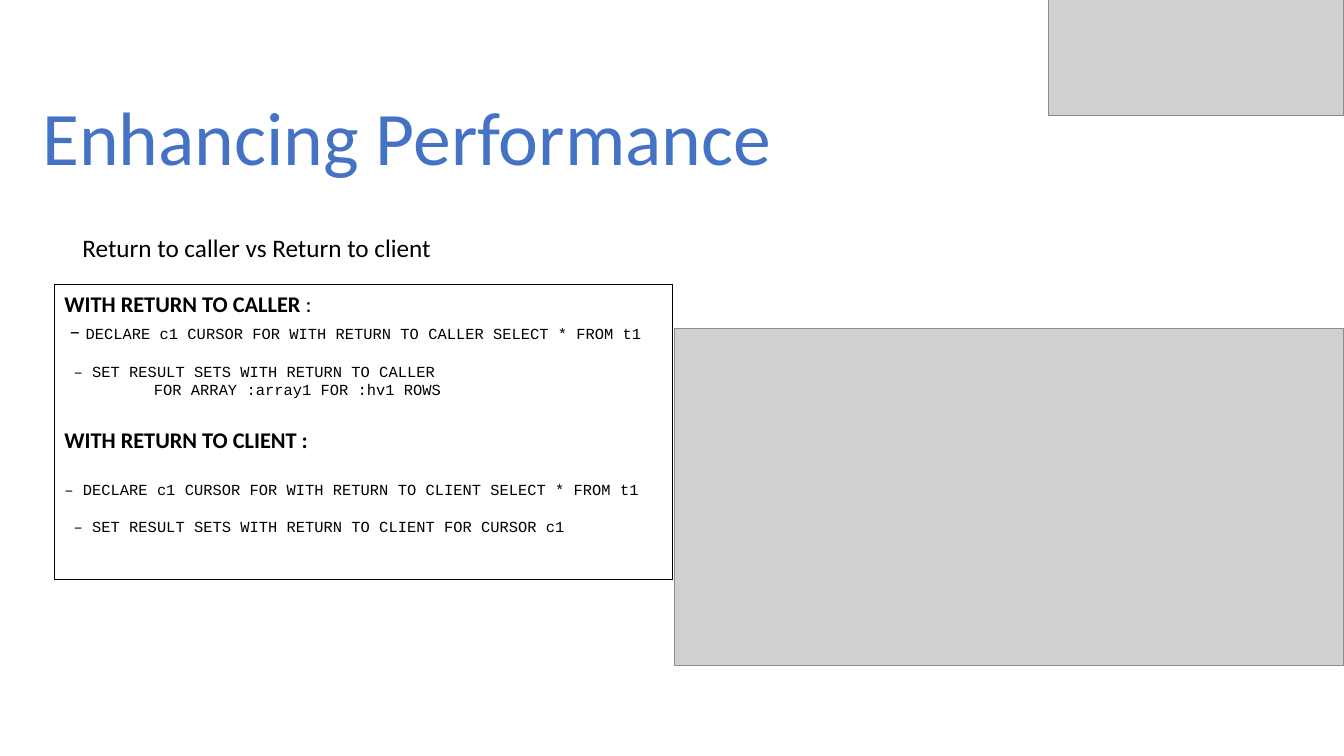
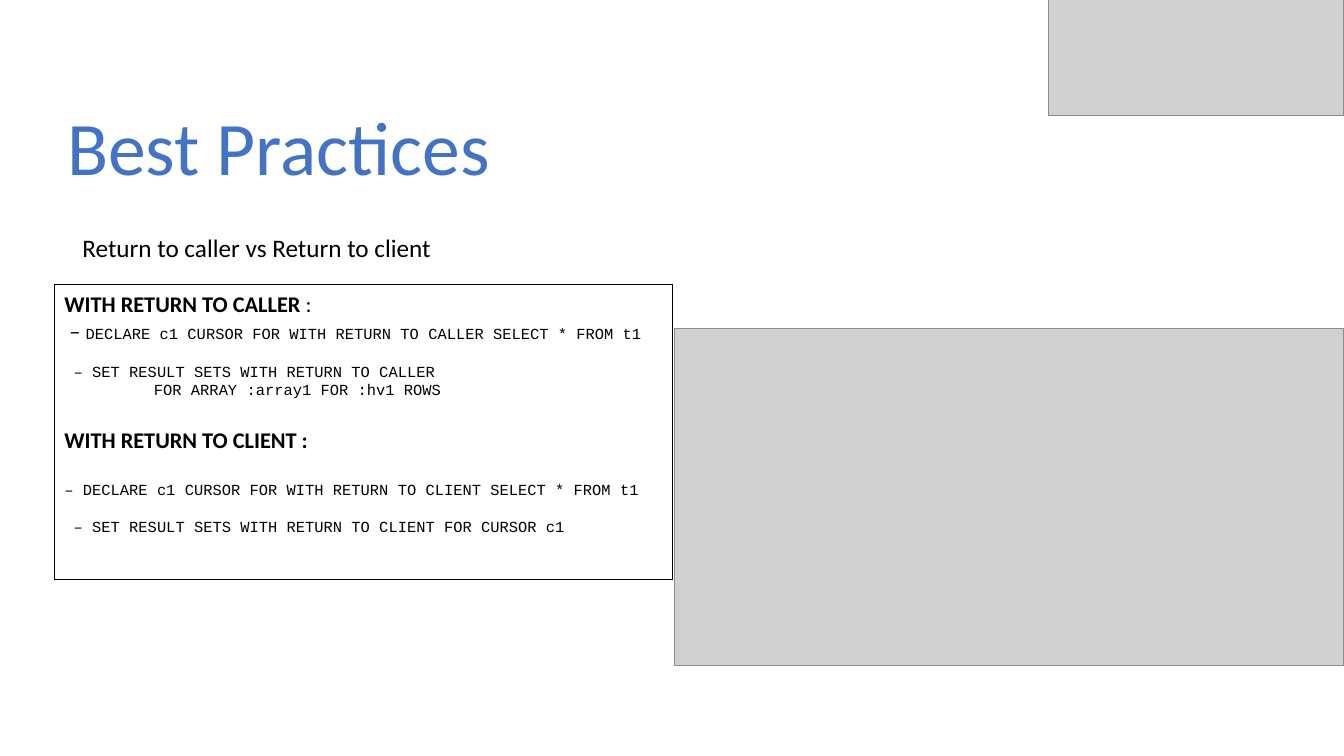
Before and after one commit to ravisankar-PIO/SQL-SP-LnL, a slide deck: slide 21 of IBMi Lunch and Learn Series 2024 - Enhancing Performance with SQL Stored Procedures & UDF.pptx (slide 22 before the commit). Drawn at 1344x756 pixels with LibreOffice and Linux fonts; fonts in the diff are those of the drawing; grey boxes stand for pictures. Boxes give left, top, right and bottom in pixels: in the first picture for what was removed or moved away, otherwise in the second. Text is boxed around its words. In the diff, an @@ line names an element or a change of style, - is before the commit and + after.

```diff
--- a/IBMi Lunch and Learn Series 2024 - Enhancing Performance with SQL Stored Procedures & UDF.pptx
+++ b/IBMi Lunch and Learn Series 2024 - Enhancing Performance with SQL Stored Procedures & UDF.pptx
@@ text at <box>67,122,490,176</box>: text changed @@
-Enhancing Performance
+Best Practices
```
Also in this commit, not shown: 5 other slides changed, 1 slide removed, 1 other file.
